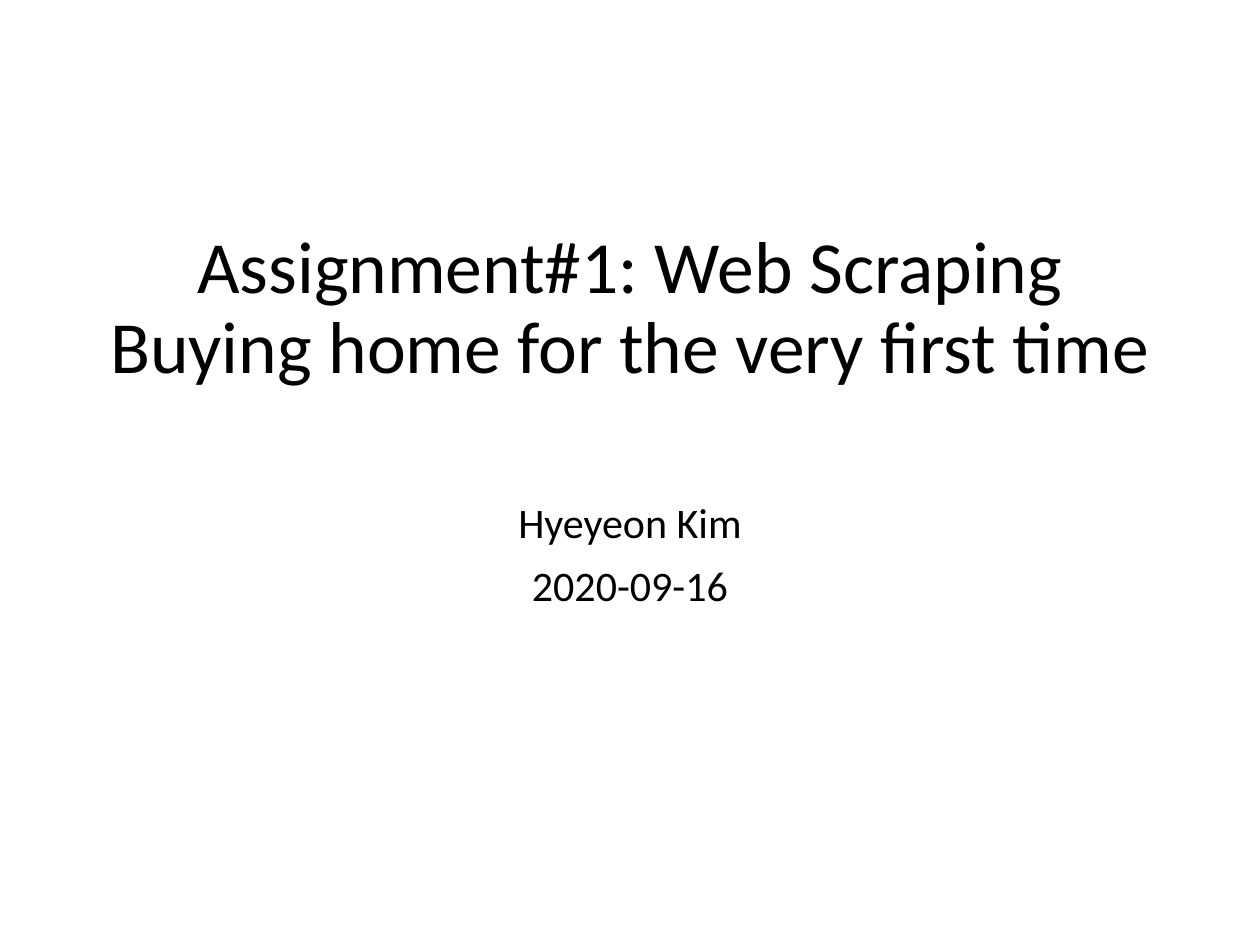
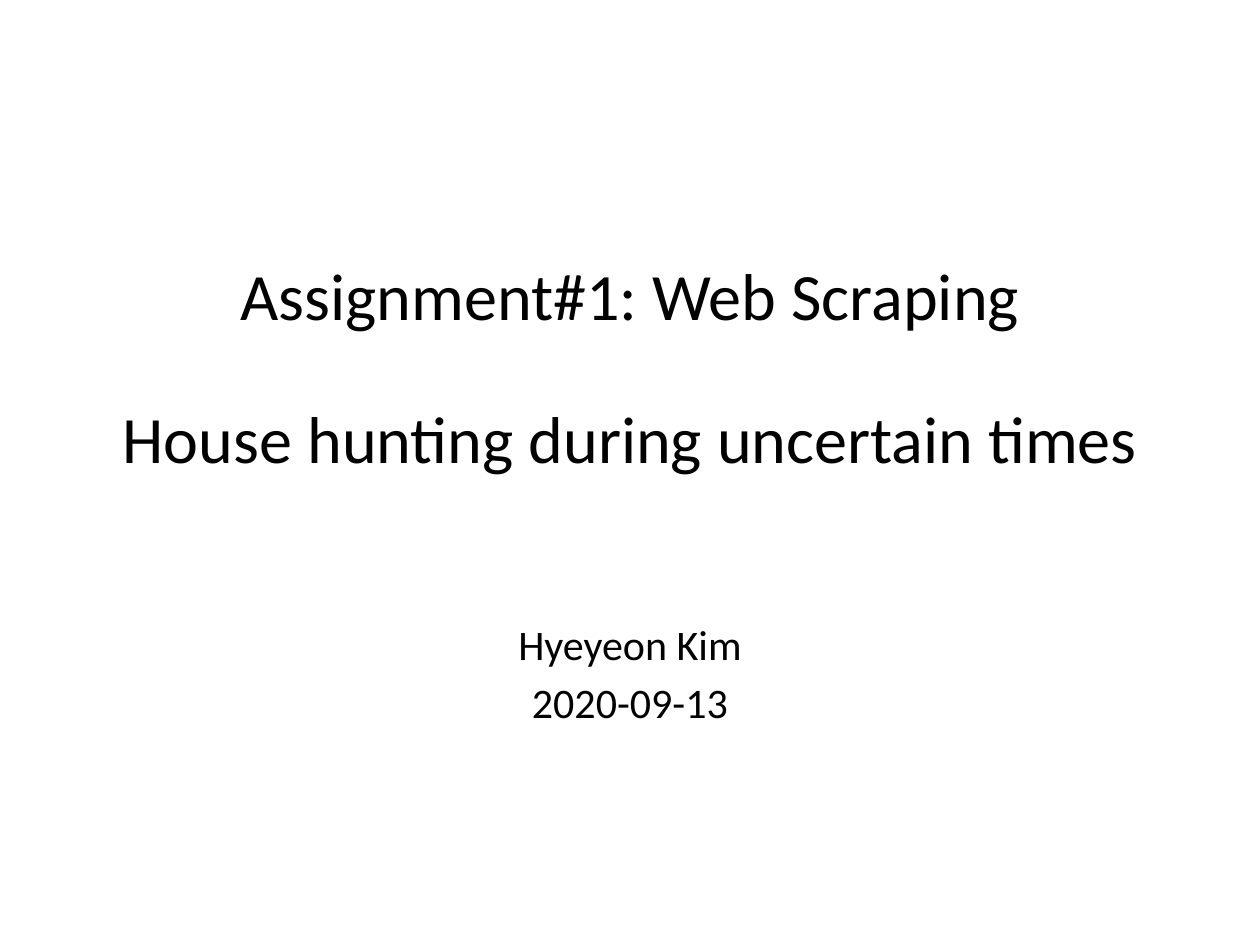
Before and after one commit to ffalohy/Toronto_listings_Part-I-Webscraping, a slide deck: slide 1 of Assignment#1.pptx. Drawn at 1260x945 pixels with LibreOffice and Linux fonts; fonts in the diff are those of the drawing. Boxes give left, top, right and bottom in pixels: in the first picture for what was removed or moved away, otherwise in the second. Text is boxed around its words. In the diff, an @@ line names an element or a change of style, - is before the commit and + after.

```diff
--- a/Assignment#1.pptx
+++ b/Assignment#1.pptx
@@ title at (123,274,1136,475): text changed; size 42 to 37.8 pt @@
-Assignment#1: Web Scraping
-Buying home for the very first time
+Assignment#1: Web Scraping
+House hunting during uncertain times
@@ subtitle at (518,631,742,667): line spacing 0.9 to 0.8 @@
@@ subtitle at (532,690,728,719): text changed @@
-2020-09-16
+2020-09-13
```
Also in this commit, not shown: 1 slide added, 5 other files.
